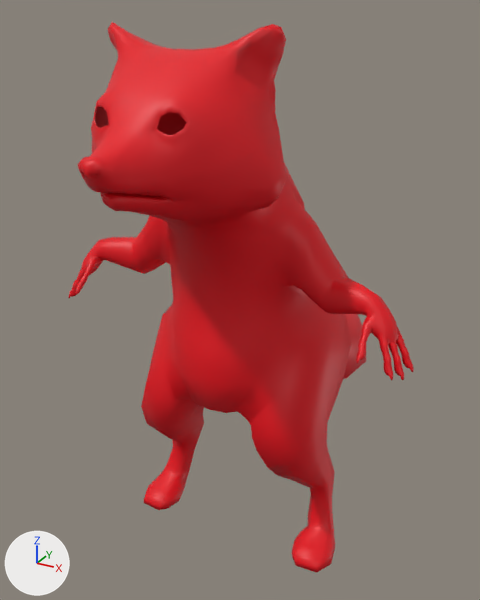
A saved change to the Blender file Art/personnages/animation racoon.blend.
Both versions are drawn from a 50 mm camera at (0.221, -0.423, 0.408) aimed at (-0.02, 0.014, 0.189). The lights are fixed; the arrows at lower left show +X, +Y and +Z. Mesh edges are drawn as thin lines on the coarser meshes.

The scene before the commit, as lines of its bpy script (objects in view):
```python
me_plane = bpy.data.meshes.new('Plane')
me_plane.from_pydata(...)  # 2402 vertices, 2396 faces; spans x -0.14..0.14, y -0.177..0.238, z 0.0..0.4
me_plane.materials.append(mat_racoon)  # red #e70014
ob_racoon = bpy.data.objects.new('racoon', me_plane)
ob_racoon.location = (0.0, 0.0, 0.0)
```
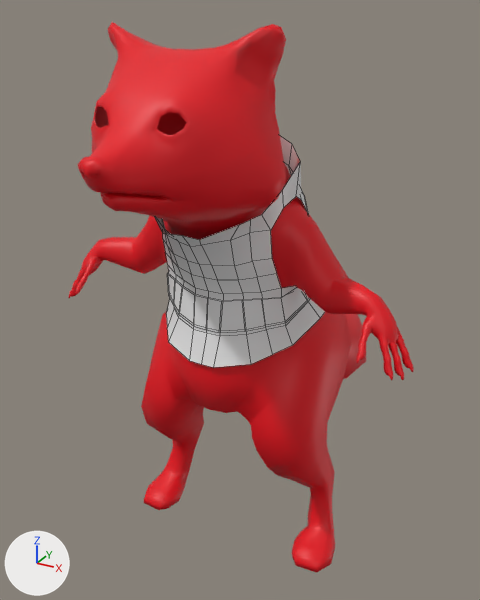
Commit message: map et racoon update

Location of each change, (x1, y1, x2, y2) in pixels of the pictures (480 x 600 px):
'shirt', added: after (155, 136, 325, 368)
'belt', added: after (167, 273, 310, 333)

Patch to the scene script:
```diff
--- a/Art/personnages/animation racoon.blend.py
+++ b/Art/personnages/animation racoon.blend.py
@@ mat_belt @@
+mat_belt = principled_material('belt')
+mat_belt.base_color = (0.8, 0.8, 0.8)  # white #e7e7e7
@@ mat_shirt @@
+mat_shirt = principled_material('shirt')
+mat_shirt.base_color = (0.8, 0.8, 0.8)  # white #e7e7e7
@@ me_plane_014 @@
+me_plane_014.from_pydata(...)  # 40 vertices, 20 faces; spans x -0.0543..0.0543, y -0.0709..0.0393, z 0.2037..0.2621
+me_plane_014.materials.append(mat_belt)  # white #e7e7e7
@@ me_plane_013 @@
+me_plane_013.from_pydata(...)  # 167 vertices, 140 faces; spans x -0.062..0.062, y -0.098..0.06, z 0.18..0.33
+me_plane_013.materials.append(mat_shirt)  # white #e7e7e7
@@ ob_belt @@
+ob_belt = bpy.data.objects.new('belt', me_plane_014)
+ob_belt.location = (0.0, 0.0, 0.0)
@@ ob_shirt @@
+ob_shirt = bpy.data.objects.new('shirt', me_plane_013)
+ob_shirt.location = (0.0, 0.0, 0.0)
```
